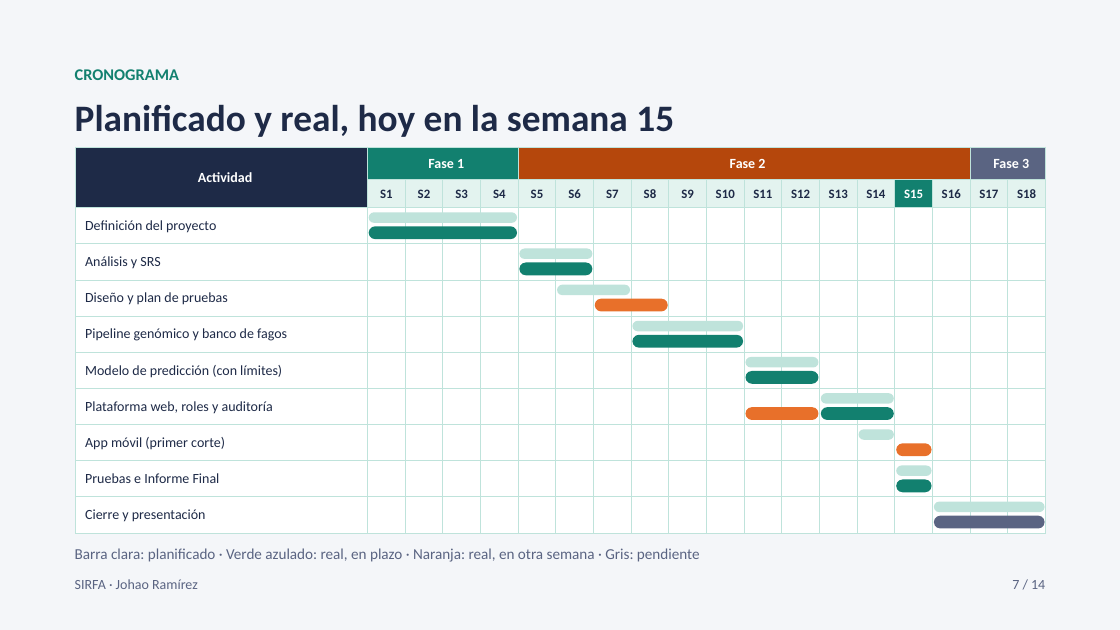
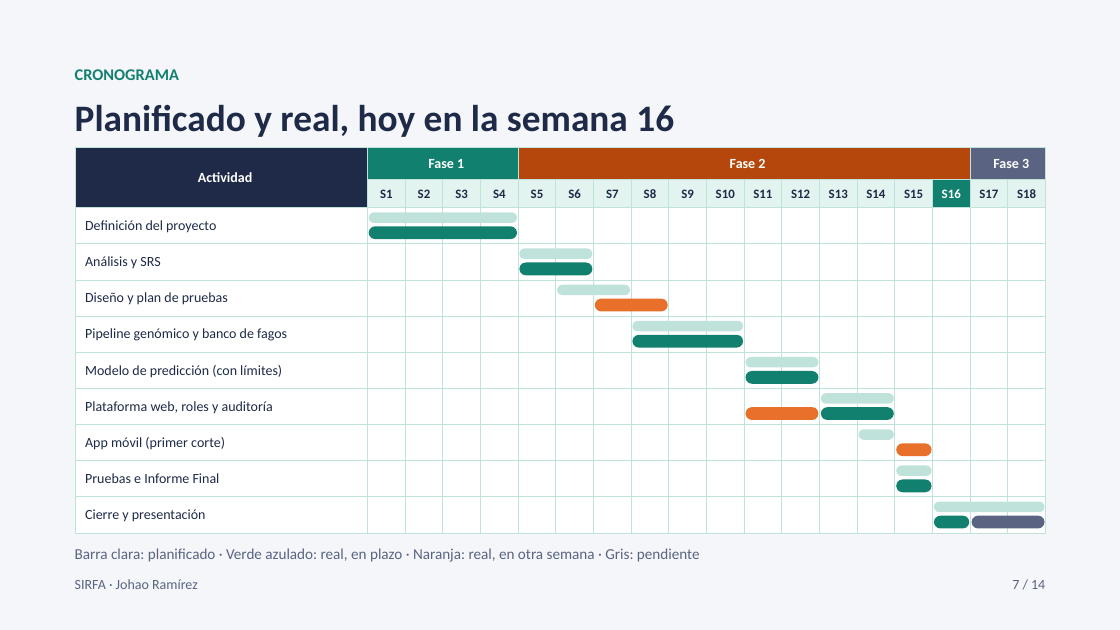
Before and after one commit to johao21/Capstone, a slide deck: slide 7 of Fase 3/3.4_APT122_PresentacionFinal_JohaoRamirez.pptx. Drawn at 1120x630 pixels with LibreOffice and Linux fonts; fonts in the diff are those of the drawing. Boxes give left, top, right and bottom in pixels: in the first picture for what was removed or moved away, otherwise in the second. Text is boxed around its words. In the diff, an @@ line names an element or a change of style, - is before the commit and + after.

Commit message:
Presentacion final y manual: estado al 24-11 y comando de clonado
Presentacion 3.4: portada al 24-11-2026, cronograma en la semana 16,
integracion continua en la lamina del stack y enlace al repositorio en el cierre.
Manual tecnico (md y Adjunto C): git clone con la URL real y cd Capstone/app.

```diff
--- a/Fase 3/3.4_APT122_PresentacionFinal_JohaoRamirez.pptx
+++ b/Fase 3/3.4_APT122_PresentacionFinal_JohaoRamirez.pptx
@@ title at bbox=[75, 104, 674, 137]: text changed @@
-Planificado y real, hoy en la semana 15
+Planificado y real, hoy en la semana 16
@@ table at bbox=[76, 147, 1048, 532] @@
@@ fill #12806F to #E3F3EF in row 2, column 16 @@
@@ fill #E3F3EF to #12806F in row 2, column 17 @@
@@ text colour #FFFFFF to #1E2A47 in "S15" @@
@@ text colour #1E2A47 to #FFFFFF in "S16" @@
@@ rounded rectangle: place and size @@
-rounded rectangle at bbox=[934, 516, 1045, 528]
+rounded rectangle at bbox=[934, 516, 970, 528]
@@ rounded rectangle at bbox=[934, 516, 970, 528]: fill #5A6482 to #12806F @@
@@ rounded rectangle added at bbox=[972, 516, 1045, 528], fill #5A6482 @@
```
Also in this commit, not shown: 3 other slides changed, 2 other files.
